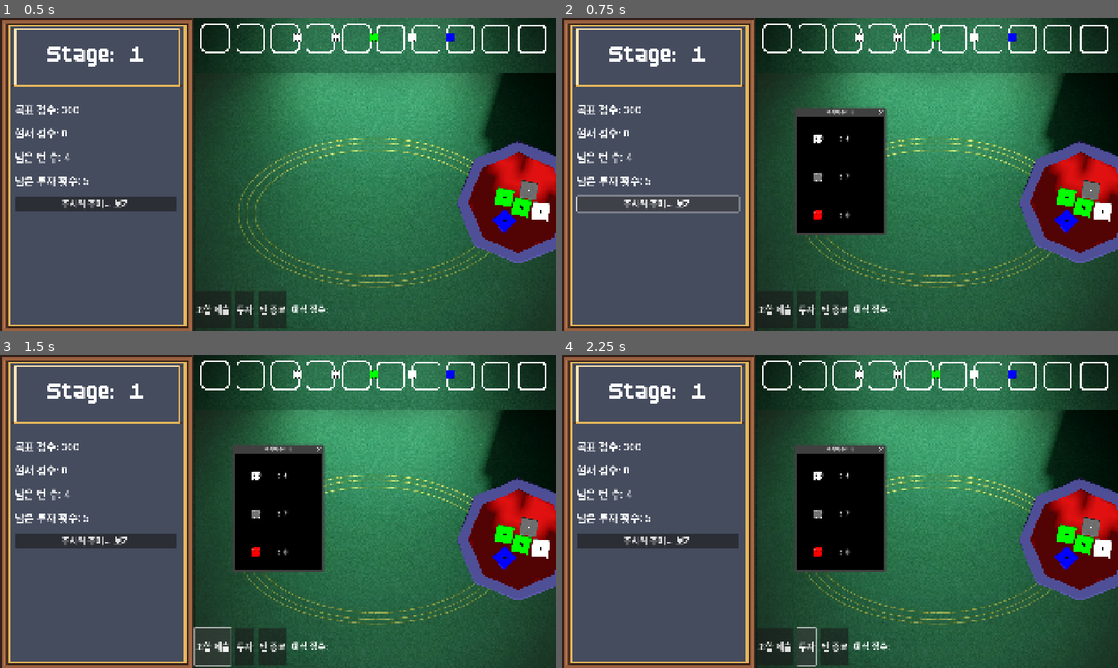
Above: before the commit, frames 1-4 (two rows, left to right).
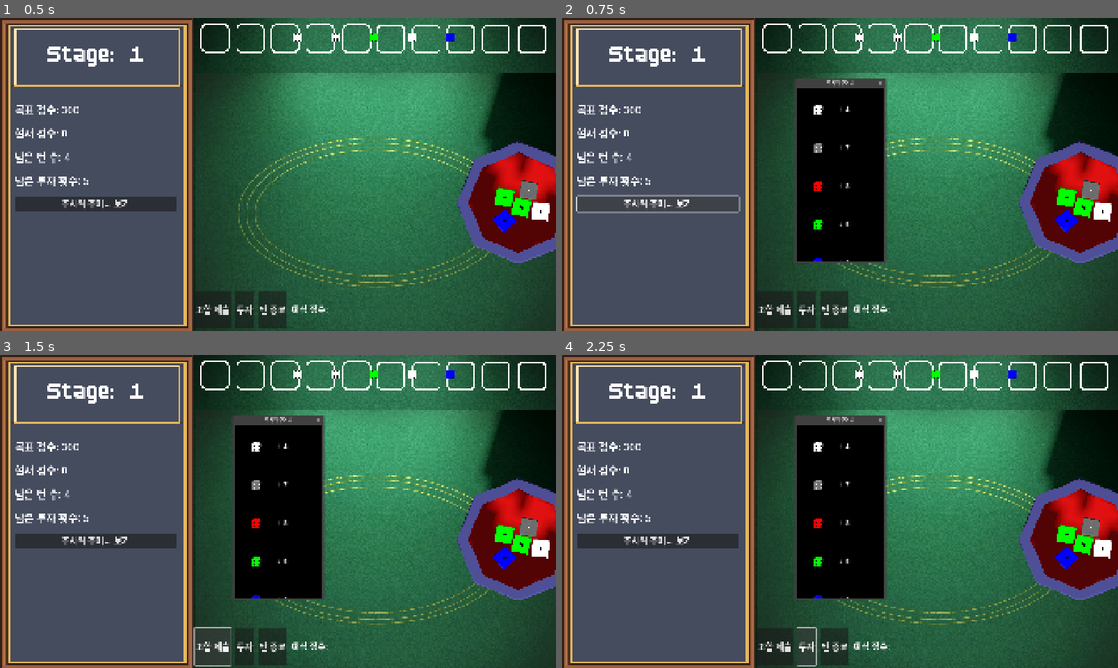
Above: after the commit, the same moments.

Repository: SangHyung-Jung/ColorDiceRollGame
Game: Godot game, scene res://main_screen.tscn
Two runs of this game, one before a commit and one after it. Both use one fixed random seed, a clock stepped at 60 frames per second and the inputs below.
Inputs:
- Up to frame 1 (0.5 s): no input
- Up to frame 2 (0.75 s): click "주사위 주머니 보기" at 0.5 s
- Up to frame 3 (1.5 s): click "조합 제출" at 1.25 s
- Up to frame 4 (2.25 s): click "투자" at 2 s

Frame 1 is identical in both runs. In frame 2, 3.9% of the frame differs, in the area x 42-59%, y 19-79%; in frame 3, 3.9%; in frame 4, 3.9%.

Commit message:
dice bag 정상화

Diff:
--- a/scripts/components/dice_bag_popup.tscn
+++ b/scripts/components/dice_bag_popup.tscn
@@ -5,7 +5,7 @@
 [node name="DiceBagPopup" type="Window"]
 title = "주사위 주머니"
 initial_position = 1
-size = Vector2i(300, 400)
+size = Vector2i(300, 600)
 visible = false
 script = ExtResource("1")
 
